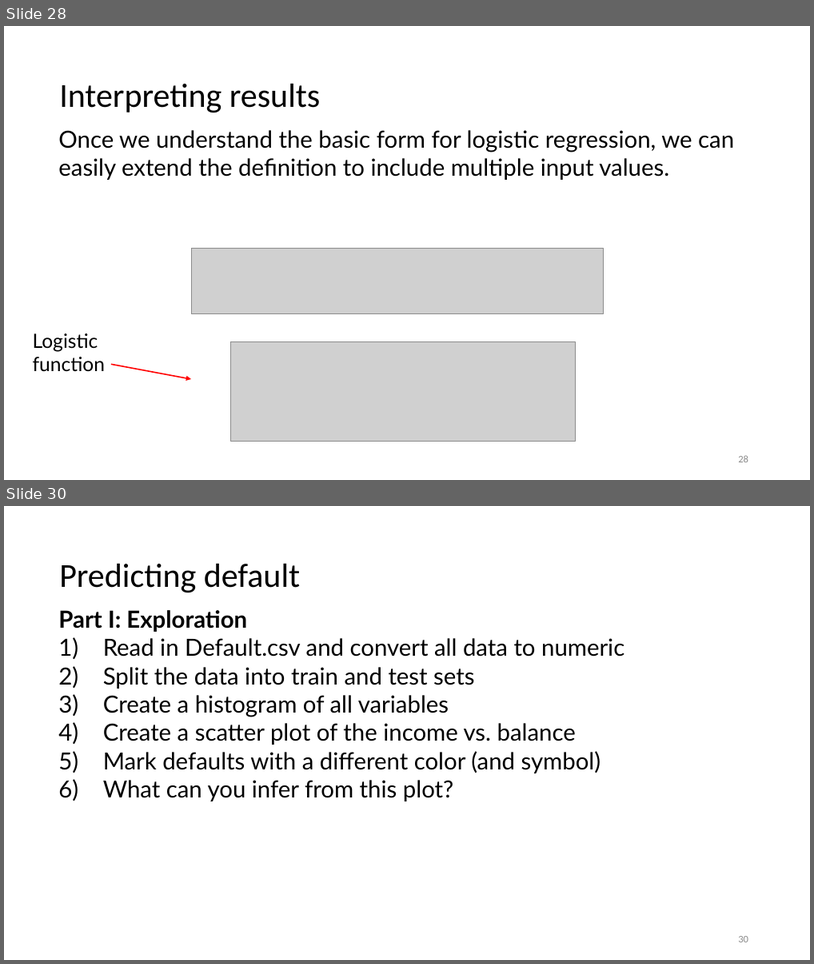
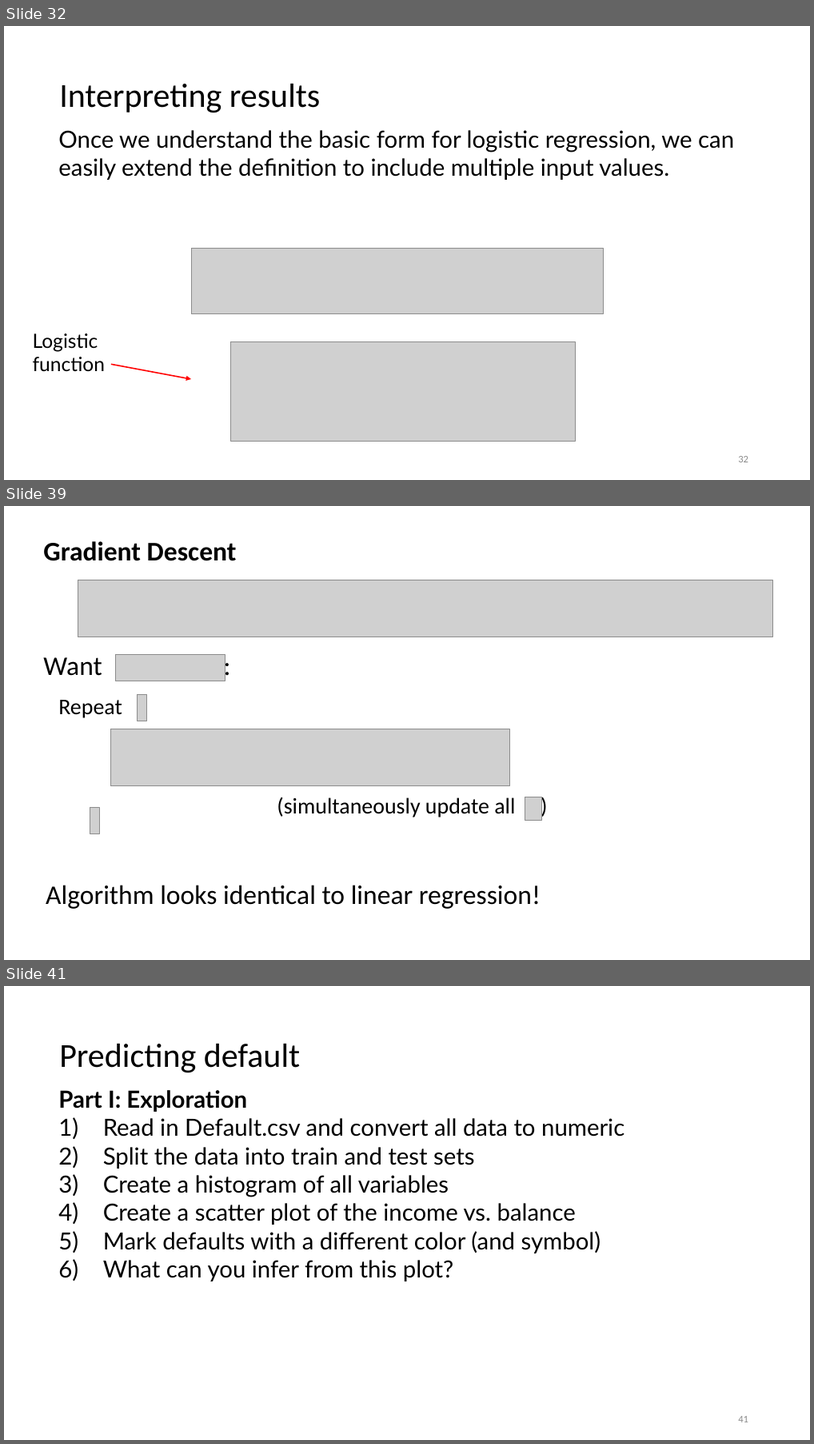
Before and after one commit to jayurbain/DataScienceIntro, a slide deck: slides/09_logistic_regression_classification.pptx. Shown one above the other, each under a label of ours: slides 28 and 30 before the commit, slides 32, 39 and 41 after it; the slides between them are not shown. The pictures are 814x964 and 814x1444 pixels, drawn with LibreOffice and Linux fonts; fonts in the diff are those of the drawing; grey boxes stand for pictures. Boxes give left, top, right and bottom in pixels: in the first picture for what was removed or moved away, otherwise in the second. Text is boxed around its words. In the diff, an @@ line names an element or a change of style, - is before the commit and + after.

Commit message:
update log regression slides, course outline

```diff
--- a/slides/09_logistic_regression_classification.pptx
+++ b/slides/09_logistic_regression_classification.pptx
@@ slide 39 added at [4,506,810,960], background #FFFFFF @@
@@ text added at [43,541,237,561], 32 pt, text #000000, bold @@
+Gradient Descent
@@ picture added at [78,580,773,637] @@
@@ text added at [43,657,102,676], 32 pt, text #000000 @@
+Want :
@@ picture added at [115,654,225,681] @@
@@ picture added at [138,694,147,720] @@
@@ text added at [58,700,122,718], 26.7 pt, text #000000 @@
+Repeat
@@ picture added at [110,728,510,786] @@
@@ picture added at [90,807,99,833] @@
@@ text added at [277,797,515,817], 26.7 pt, text #000000 @@
+(simultaneously update all )
@@ picture added at [526,797,542,820] @@
@@ text added at [46,884,541,908], 32 pt, text #000000 @@
+Algorithm looks identical to linear regression!
@@ what was slide 28 is now slide 32 @@
@@ page number at [738,456,749,462]: text changed @@
-28
+32
@@ what was slide 30 is now slide 41 @@
@@ page number at [738,1416,749,1422]: text changed @@
-30
+41
```
Also in this commit, not shown: 9 slides changed, 10 other slides added, 2 other files.
